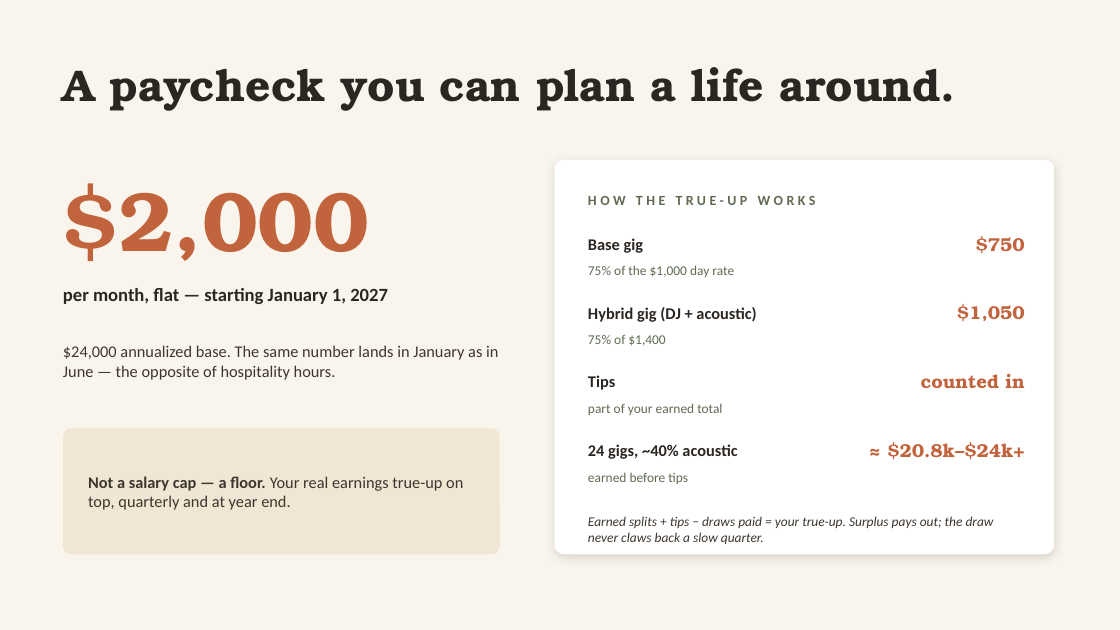
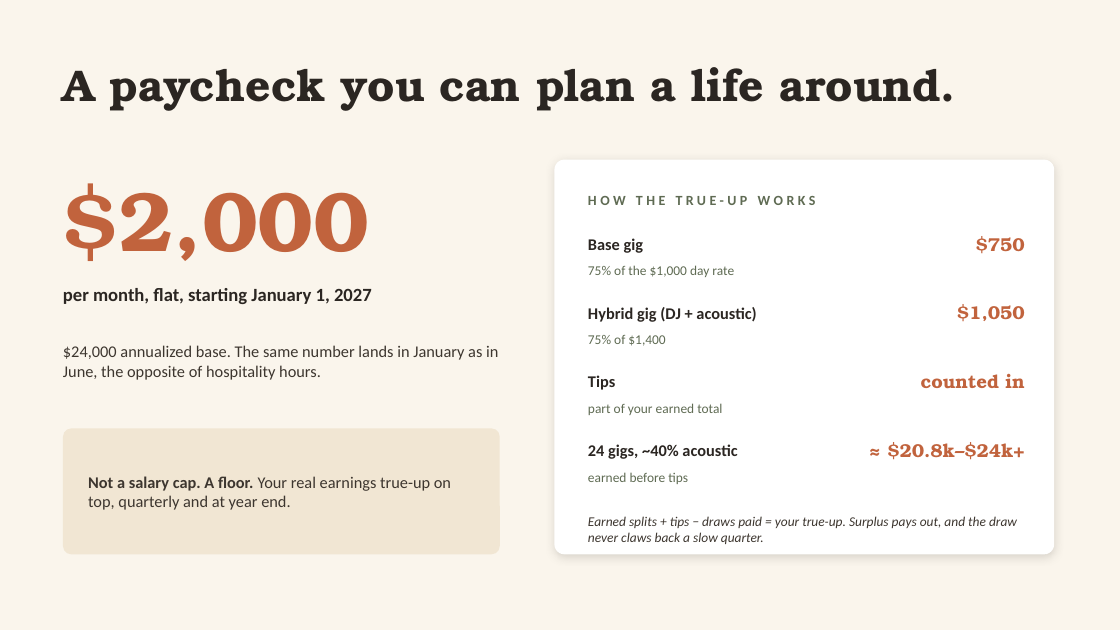
Before and after one commit to Legal-Leaf-Market/CrossroadsWeddingCo, a slide deck: slide 3 of content/partner/crossroads-partner-brief-nic.pptx. Drawn at 1120x630 pixels with LibreOffice and Linux fonts; fonts in the diff are those of the drawing. Boxes give left, top, right and bottom in pixels: in the first picture for what was removed or moved away, otherwise in the second. Text is boxed around its words. In the diff, an @@ line names an element or a change of style, - is before the commit and + after.

```diff
--- a/content/partner/crossroads-partner-brief-nic.pptx
+++ b/content/partner/crossroads-partner-brief-nic.pptx
@@ text at <box>63,288,372,304</box>: text changed @@
-per month, flat — starting January 1, 2027
+per month, flat, starting January 1, 2027
@@ text at <box>63,345,498,380</box>: text changed @@
-$24,000 annualized base. The same number lands in January as in June — the opposite of hospitality hours.
+$24,000 annualized base. The same number lands in January as in June, the opposite of hospitality hours.
@@ text at <box>88,476,451,510</box>: text changed @@
-Not a salary cap — a floor. Your real earnings true-up on top, quarterly and at year end.
+Not a salary cap. A floor. Your real earnings true-up on top, quarterly and at year end.
@@ text at <box>588,516,1017,544</box>: text changed @@
-Earned splits + tips − draws paid = your true-up. Surplus pays out; the draw never claws back a slow quarter.
+Earned splits + tips − draws paid = your true-up. Surplus pays out, and the draw never claws back a slow quarter.
```
Also in this commit, not shown: 7 other slides changed, 30 other files.
